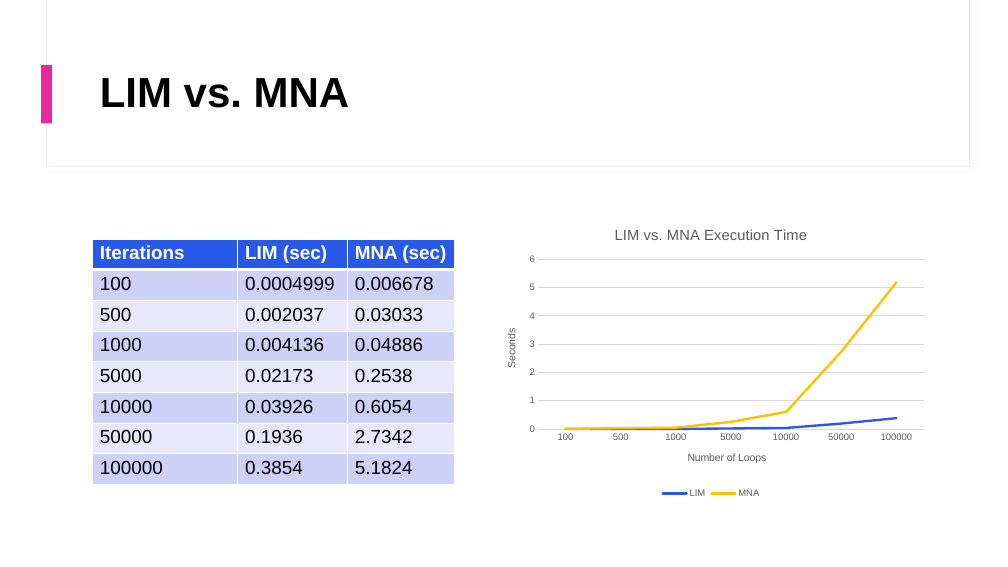
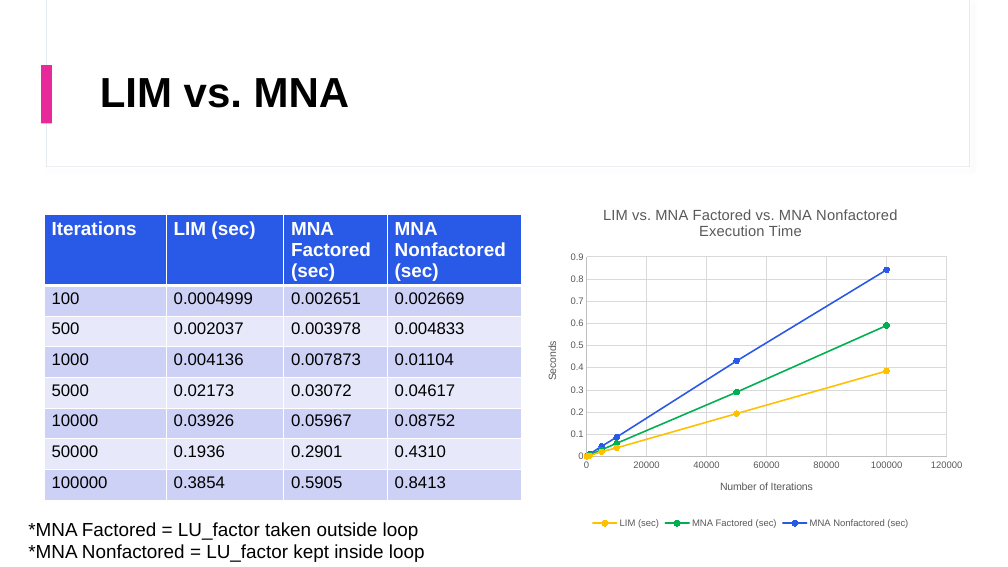
Before and after one commit to mguo5/ee537, a slide deck: slide 7 of HW3.pptx. Drawn at 1008x567 pixels with LibreOffice and Linux fonts; fonts in the diff are those of the drawing. Boxes give left, top, right and bottom in pixels: in the first picture for what was removed or moved away, otherwise in the second. Text is boxed around its words. In the diff, an @@ line names an element or a change of style, - is before the commit and + after.

Commit message:
ok this time finished HW3.pptx

```diff
--- a/HW3.pptx
+++ b/HW3.pptx
@@ line chart at [530,192,971,532] @@
@@ line chart to scatter lines chart @@
@@ title "LIM vs. MNA Execution Time " to "LIM vs. MNA Factored vs. MNA Nonfactored Execution Time " @@
-categories: 100, 500, 1000, 5000, 10000, 50000, 100000
+categories: 
-LIM: 0, 0, 0, 0, 0, 0.2, 0.4
+LIM (sec): (0, 0), (0, 0), (1000, 0), (5000, 0.02), (10000, 0.04), (50000, 0.19), (100000, 0.39)
@@ colour of LIM (sec) #2959E7 to #FFC000 @@
-MNA: 0, 0, 0, 0.3, 0.6, 2.7, 5.2
+MNA Factored (sec): (0, 0), (0, 0), (1000, 0.01), (5000, 0.03), (10000, 0.06), (50000, 0.29), (100000, 0.59)
@@ colour of MNA Factored (sec) #FFC000 to #00B050 @@
+MNA Nonfactored (sec): (0, 0), (0, 0), (1000, 0.01), (5000, 0.05), (10000, 0.09), (50000, 0.43), (100000, 0.84)
@@ category axis title "Number of Loops " to "Number of Iterations " @@
@@ category axis changed @@
@@ value axis changed @@
@@ scatter lines chart: place and size @@
-scatter lines chart at [489,212,933,502]
+scatter lines chart at [530,192,971,532]
@@ table at [44,215,522,505] @@
-column 3: MNA (sec) | 0.006678 | 0.03033 | 0.04886 | 0.2538 | 0.6054 | 2.7342 | 5.1824
+column 3: MNA Factored (sec) | 0.002651 | 0.003978 | 0.007873 | 0.03072 | 0.05967 | 0.2901 | 0.5905
+column 4: MNA Nonfactored (sec) | 0.002669 | 0.004833 | 0.01104 | 0.04617 | 0.08752 | 0.4310 | 0.8413
@@ table: place and size @@
-table at [92,239,454,507]
+table at [44,215,522,505]
@@ text added at [28,522,425,562], 18 pt, text #000000 @@
+*MNA Factored = LU_factor taken outside loop
+*MNA Nonfactored = LU_factor kept inside loop
```
Also in this commit, not shown: 2 other files.
